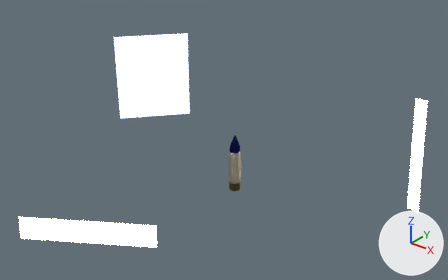
The Blender file blender/railgun-artillery-shell-body.blend, before and after one commit.
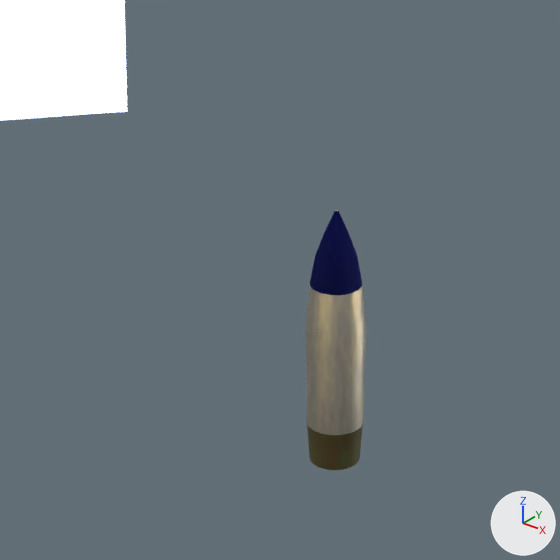
There are two pictures of each version: one whole from a 50 mm lens placed at (42.6, -55.4, 37.1), pointed at (-1.3, -0.5, 3.1), one close up on the part from 36% to 63% of the width and 32% to 75% of the height. The axes (+X, +Y, +Z) are drawn at lower right. The lights are the same throughout.

The scene before the commit, as lines of its bpy script (objects in view):
```python
me_cylinder = bpy.data.meshes.new('Cylinder')
me_cylinder.from_pydata(...)  # 320 vertices, 290 faces; spans x -1.56..1.56, y -1.56..1.56, z -3.33..10.95
me_cylinder.polygons.foreach_set('use_smooth', [True] * 290)
# faces by material slot: [129, 96, 65]
me_cylinder.materials.append(mat_shell_body)
me_cylinder.materials.append(mat_shell_body_top)
me_cylinder.materials.append(mat_shell_body_bottom)
me_plane_002 = bpy.data.meshes.new('Plane.002')
me_plane_002.from_pydata([(-1.0, -1.0, 0.0), (1.0, -1.0, 0.0), (-1.0, 1.0, 0.0), (1.0, 1.0, 0.0)], [], [(0, 1, 3, 2)])
me_plane_002.materials.append(mat_material_001)  # white #e7e7e7
ob_cylinder = bpy.data.objects.new('Cylinder', me_cylinder)
ob_cylinder.location = (0.0, 0.0, -1.92)
ob_cylinder.scale = (0.539, 0.539, 0.539)
ob_plane_002 = bpy.data.objects.new('Plane.002', me_plane_002)
ob_plane_002.location = (-27.38, 13.24, 1.64)
ob_plane_002.rotation_euler = (0.0, 1.57, -0.716)  # degrees (0, 90, -41)
ob_plane_002.scale = (7.07, 5.91, 1.0)
```
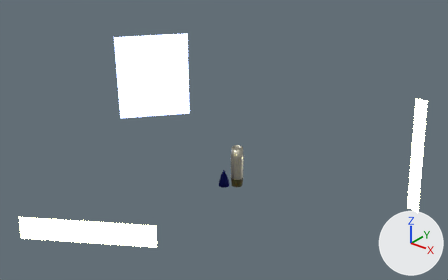
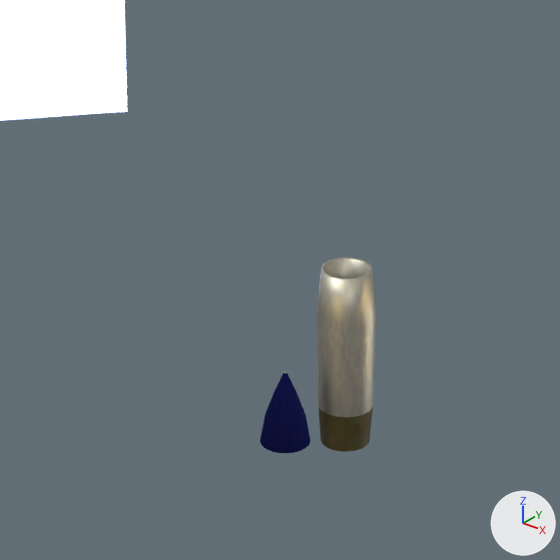
Commit message: added shell body

Boxes [x1, y1, x2, y2] around the edits, measured in the close-ups (560 x 560 px):
'Cylinder', deleted
    before: [305, 210, 366, 470]
    faces in mat_shell_body: [305, 210, 366, 435]
    faces in mat_shell_body_top: [310, 211, 362, 295]
    faces in mat_shell_body_bottom: [307, 425, 363, 470]
'Cylinder.001', added
    after: [317, 257, 376, 452]
    faces in mat_shell_body: [317, 257, 376, 417]
    faces in mat_shell_body_bottom: [318, 407, 373, 452]
'Cylinder.002', added
    after: [260, 372, 310, 453]
    faces in mat_shell_body_top: [260, 373, 310, 453]

The change, as a list of edits to the scene's bpy script:
```text
Add me_cylinder_002:
    me_cylinder_002.from_pydata(...)  # 128 vertices, 97 faces; spans x -1.33..1.33, y -1.33..1.33, z -1.68..2.41
    me_cylinder_002.polygons.foreach_set('use_smooth', [True] * 97)
    # faces by material slot: [1, 96]
    me_cylinder_002.materials.append(mat_shell_body)
    me_cylinder_002.materials.append(mat_shell_body_top)
Add me_cylinder_001:
    me_cylinder_001.from_pydata(...)  # 224 vertices, 193 faces; spans x -1.56..1.56, y -1.56..1.56, z -3.33..6.86
    me_cylinder_001.polygons.foreach_set('use_smooth', [True] * 193)
    # faces by material slot: [128, 65]
    me_cylinder_001.materials.append(mat_shell_body)
    me_cylinder_001.materials.append(mat_shell_body_bottom)
Remove ob_cylinder:
    ob_cylinder = bpy.data.objects.new('Cylinder', me_cylinder)
    ob_cylinder.location = (0.0, 0.0, -1.92)
    ob_cylinder.scale = (0.539, 0.539, 0.539)
Add ob_cylinder_002:
    ob_cylinder_002 = bpy.data.objects.new('Cylinder.002', me_cylinder_002)
    ob_cylinder_002.location = (-1.61, -0.2, -2.75)
    ob_cylinder_002.scale = (0.539, 0.539, 0.539)
Add ob_cylinder_001:
    ob_cylinder_001 = bpy.data.objects.new('Cylinder.001', me_cylinder_001)
    ob_cylinder_001.location = (-0.77, 1.49, -2.28)
    ob_cylinder_001.scale = (0.539, 0.539, 0.539)
    _m = ob_cylinder_001.modifiers.new('Solidify', 'SOLIDIFY')
    _m.thickness = 0.2
```
